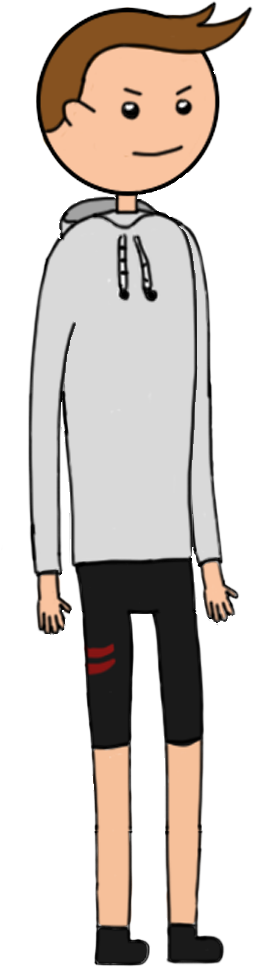
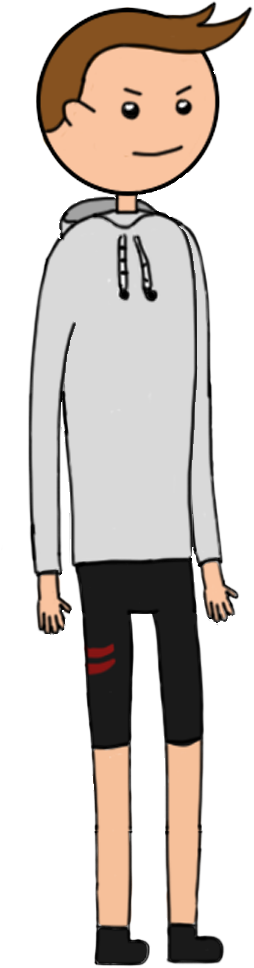
Two versions of the same layered image (254 × 968). Layer-by-layer changes:
painted on "leftLeg" over [81, 593, 197, 625]
